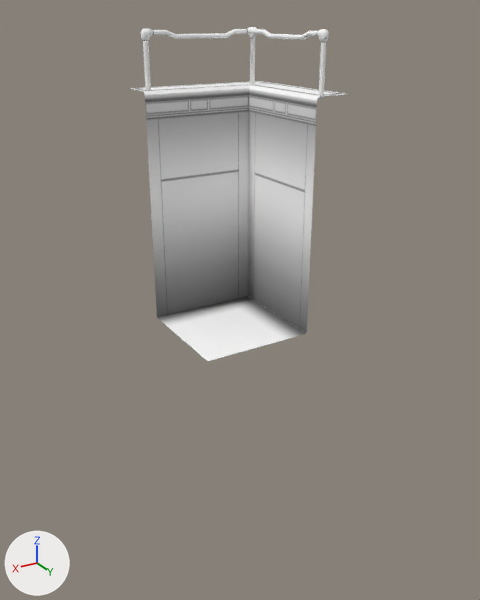
The FBX model Assets/3D Models/Level Tiles/Labs/Sect_Floor_19.FBX as it was, and as the next commit left it.
Camera for both pictures: a 50 mm lens placed at (0.222, 0.376, 0.044), pointed at (-0.003, 0.0, -0.143). Every picture has the same lights, and +X, +Y and +Z are marked at lower left. Where no turn or scale is listed for an object, it has been applied to the vertices.

The scene before the commit, as lines of its bpy script (objects in view):
```python
me_mesh = bpy.data.meshes.new('Mesh')
me_mesh.from_pydata(...)  # 224 vertices, 211 faces; spans x -0.051..0.051, y -0.051..0.051, z -0.154..0.036
me_mesh.materials.append(mat_floor_sections_1)
# before: 8 (0.051, 0.051, -0.154) at pixel (207, 361), 9 (-0.025, 0.051, -0.154) at pixel (306, 333), 10 (-0.025, -0.025, -0.154) at pixel (247, 296), 11 (0.051, -0.025, -0.154) at pixel (156, 317)
ob_sect_floor_basec_005 = bpy.data.objects.new('Sect_Floor_BaseC_005', me_mesh)
ob_sect_floor_basec_005.location = (0.0, 0.0, 0.0)
```
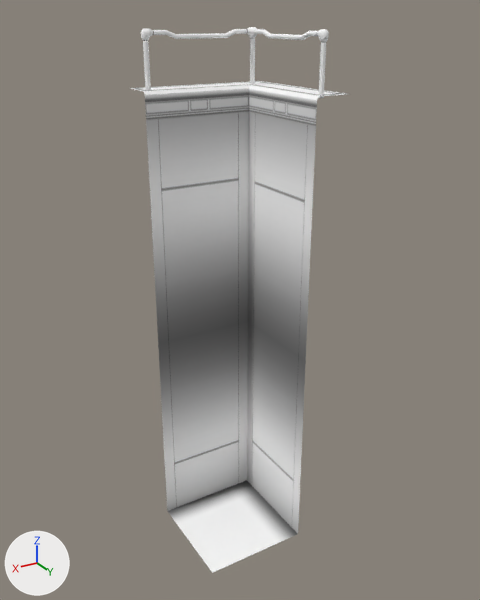
Boxes [x1, y1, x2, y2] around the edits, measured in the pictures (480 x 600 px):
```json
{"object": "Sect_Floor_BaseC_005", "change": "reshaped", "before": [130, 27, 346, 361], "after": [130, 27, 346, 573], "on screen": "63% taller"}
{"part": 1, "of": "me_mesh", "change": "built on", "before": [153, 167, 310, 361], "after": [153, 167, 310, 573]}
```

The change, as JSON lines over the scene's bpy script:
```json
{"block": "me_mesh", "where": "# used by ob_sect_floor_basec_005; location = (0.0, 0.0, 0.0)"}
{"block": "me_mesh", "where": "# verts and faces of me_mesh; kept vertices keep their numbers, new ones are numbered from 224"}
{"op": "remove", "block": "me_mesh", "code": "me_mesh.from_pydata(...)  # 224 vertices, 211 faces; spans x -0.051..0.051, y -0.051..0.051, z -0.154..0.036"}
{"op": "add", "block": "me_mesh", "code": "me_mesh.from_pydata(...)  # 227 vertices, 213 faces; spans x -0.051..0.051, y -0.051..0.051, z -0.328..0.036"}
{"block": "me_mesh", "change": "me_mesh part 1"}
{"op": "add", "block": "me_mesh", "code": "delete_vertices([8])  # with the faces that use them"}
{"op": "add", "block": "me_mesh", "code": "for i in [9, 10, 11]: verts[i] += (0.0, 0.0, -0.022)"}
{"op": "add", "block": "me_mesh", "code": "for new, old in zip([224, 225, 226], [9, 10, 11]): verts[new] = verts[old] + (0.0, 0.0, -0.152)"}
{"op": "add", "block": "me_mesh", "code": "verts[227] = (0.051, 0.051, -0.328)  # pixel (212, 572)"}
{"op": "add", "block": "me_mesh", "code": "faces += [(224, 225, 226, 227), (9, 10, 225, 224), (10, 11, 226, 225)]"}
```
